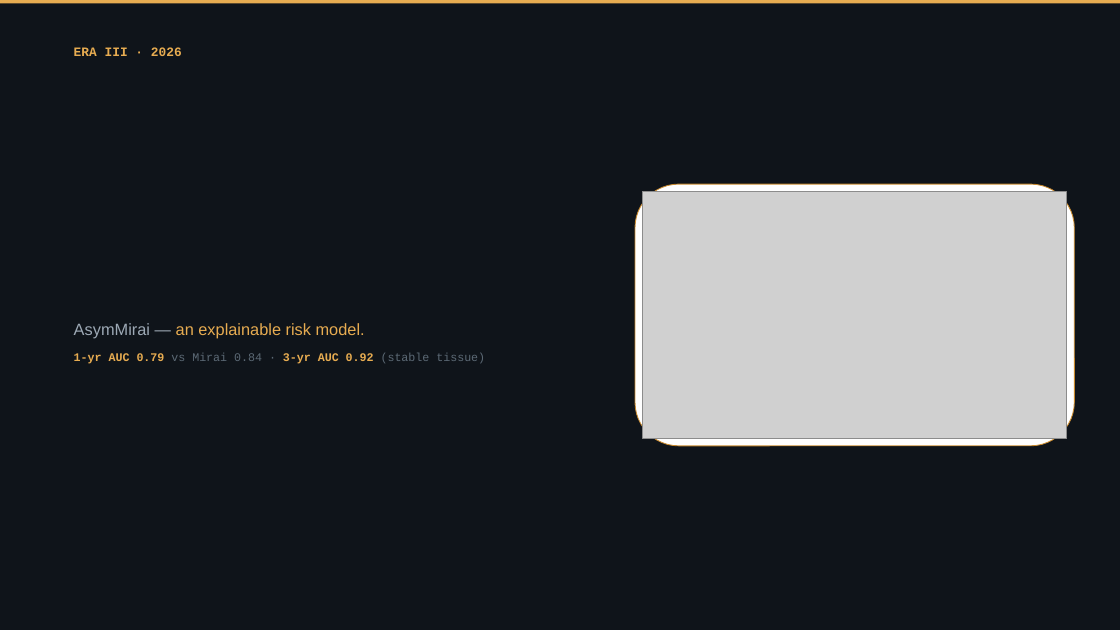
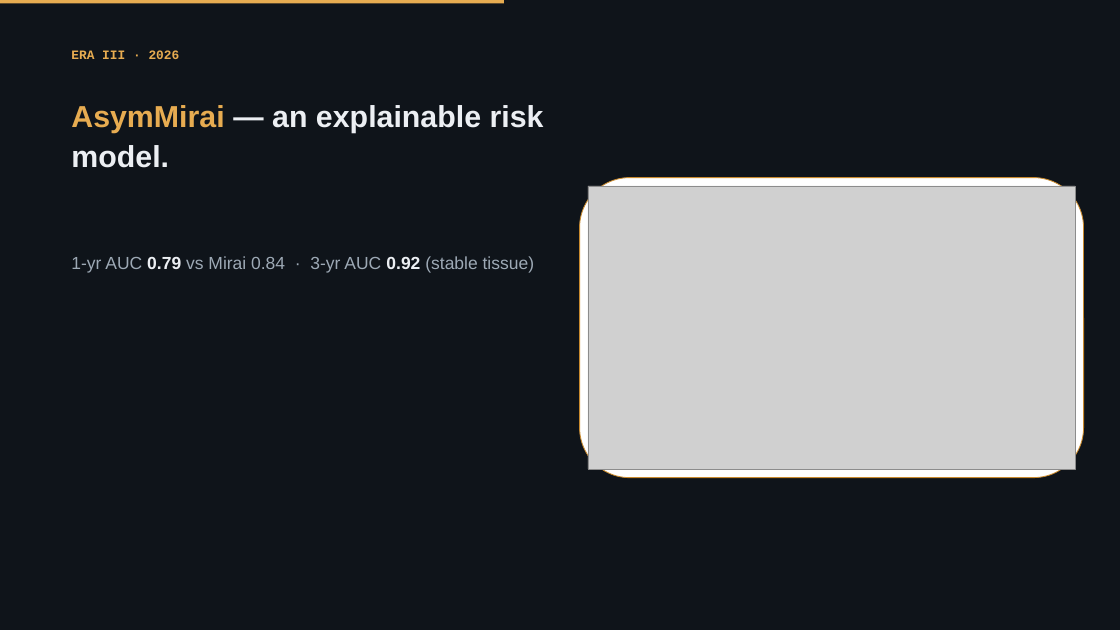
Before and after one commit to Emory-HITI/Mammo, a slide deck: slide 12 of keynote-iwbi-2026/pptx/sections/IWBI2026_Trivedi_02b_EraII_2026.pptx. Drawn at 1120x630 pixels with LibreOffice and Linux fonts; fonts in the diff are those of the drawing; grey boxes stand for pictures; background and template pictures are left out. Boxes give left, top, right and bottom in pixels: in the first picture for what was removed or moved away, otherwise in the second. Text is boxed around its words. In the diff, an @@ line names an element or a change of style, - is before the commit and + after.

```diff
--- a/keynote-iwbi-2026/pptx/sections/IWBI2026_Trivedi_02b_EraII_2026.pptx
+++ b/keynote-iwbi-2026/pptx/sections/IWBI2026_Trivedi_02b_EraII_2026.pptx
@@ rectangle: place and size @@
-rectangle at <box>0,0,1120,3</box>
+rectangle at <box>0,0,504,3</box>
@@ text "ERA III · 2026" at <box>71,50,180,59</box>: line spacing 1.28 to 1; less space between paragraphs @@
@@ text "AsymMirai — an explainable risk ...": place and size @@
-text "AsymMirai — an explainable risk ..." at <box>74,323,365,339</box>
+text "AsymMirai — an explainable risk ..." at <box>71,105,544,168</box>
@@ text "AsymMirai — an explainable risk ..." at <box>71,105,544,168</box>: size 14 to 26 pt, bold on; text colour #9DA9B5 to #E7AC51 in "AsymMirai"; text colour #9DA9B5 to #ECEFF3 in "—"; text colour #E7AC51 to #ECEFF3 in "an explainable risk model."; line spacing 1.28 to 1.12; less space between paragraphs @@
@@ rounded rectangle: place and size @@
-rounded rectangle at <box>635,184,1075,446</box>
+rounded rectangle at <box>580,177,1084,477</box>
@@ picture: place and size @@
-picture at <box>643,192,1067,439</box>
+picture at <box>588,186,1075,469</box>
@@ text "1-yr AUC 0.79 vs Mirai ...": place and size @@
-text "1-yr AUC 0.79 vs Mirai ..." at <box>74,353,485,364</box>
+text "1-yr AUC 0.79 vs Mirai ..." at <box>71,256,534,273</box>
@@ text "1-yr AUC 0.79 vs Mirai ..." at <box>71,256,534,273</box>: size 10 to 15 pt, font Courier New to Arial; text colour #E7AC51 to #9DA9B5, bold off in "1-yr AUC 3-yr AUC"; text colour #E7AC51 to #ECEFF3 in "0.79 0.92"; text colour #5C6975 to #9DA9B5 in "vs Mirai 0.84 · (stable tissue)"; line spacing 1.3 to 1.4; less space between paragraphs @@
```
Also in this commit, not shown: 20 other slides changed, 1 other file.
